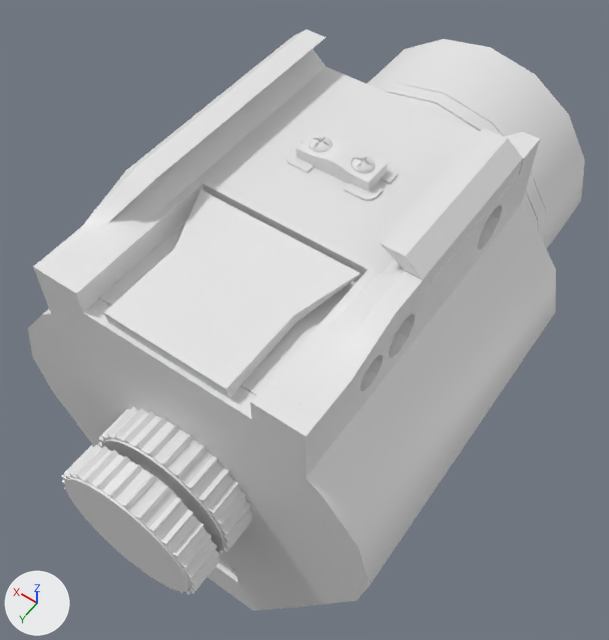
What one commit did to the Blender file Modelado/GunSight/GunSight.blend.
Camera for both pictures: a 50 mm lens placed at (-1.82, 2.55, 4.16), pointed at (0.14, -0.19, -0.14). The axes (+X, +Y, +Z) are drawn at lower left. The lights are the same throughout. The older version comes first.

The first picture shows 'BackPiece1_low', 'Back_low', 'Body_low', 'Bolt_low', 'Lens_low', 'TopPiece1_low', 'TopPiece2_low'.
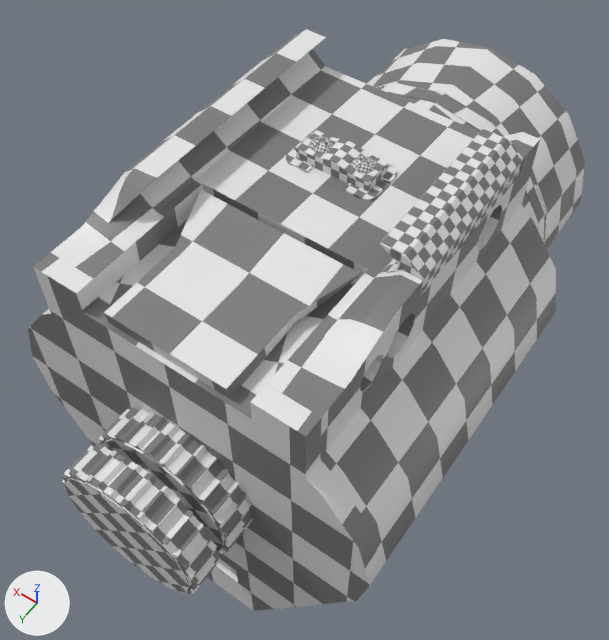
What differs and where, as boxes (x1, y1, x2, y2) in the pictures (609 x 640 px; the box of a moved part takes in the faces that stretch with it):
'Back_low', recoloured, surface changed (white to grey): (28, 195, 378, 611) in both
'TopPiece1_low', recoloured (white to grey): (380, 128, 523, 294) in both
'Bolt_low', recoloured (white to grey): (309, 136, 375, 174) in both
part 1 of me_cube_006, moved or reshaped: (296, 130, 388, 191) in both
part 2 of me_cube_006, recoloured (white to grey): (286, 133, 397, 201) in both
part 3 of me_cylinder_004, recoloured (white to grey): (367, 41, 585, 249) in both
part 5 of me_cylinder_006, moved or reshaped: (61, 407, 253, 595) in both
part 6 of me_cylinder_006, recoloured (white to grey): (65, 411, 249, 592) in both
part 7 of me_cube_009, reshaped: (98, 223, 137, 246) in both
part 8 of me_cube_009, recoloured (white to grey): (50, 30, 556, 563) in both

Diff of the bpy script that builds the scene:
```diff
--- a/Modelado/GunSight/GunSight.blend.py
+++ b/Modelado/GunSight/GunSight.blend.py
@@ mat_checker @@
+mat_checker = bpy.data.materials.new('Checker')
+# nodes: BsdfPrincipled, Mapping, OutputMaterial, TexChecker, TexCoord
@@ me_cube_004 @@
 me_cube_004.from_pydata(...)  # 14 vertices, 14 faces; spans x -0.795..-0.557, y -0.812..0.198, z 1.122..1.345
+me_cube_004.materials.append(mat_checker)
@@ me_cube_006 @@
 # used by ob_toppiece2_low; location = (0.0, 0.0, 0.0)
-me_cube_006.from_pydata(...)  # 176 vertices, 192 faces; spans x -0.282..0.282, y -0.477..-0.18, z 1.138..1.238
+me_cube_006.from_pydata(...)  # 153 vertices, 182 faces; spans x -0.282..0.282, y -0.477..-0.18, z 1.138..1.238
+# me_cube_006 part 1
+# 26 vertices are removed from x -0.226..0.226, y -0.421..-0.236, z 1.213..1.238
+# 62 faces are deleted
+# 3 vertices are added at (-0.038, -0.335, 1.233), (0.0, -0.335, 1.238), (0.038, -0.335, 1.233)
+# 52 new faces join them
+# me_cube_006 part 2: 130 faces spanning x -0.282..0.282, y -0.477..-0.18, z 1.138..1.238 switch from no material to mat_checker
@@ me_cylinder_004 @@
 # used by ob_lens_low; location = (0.0, 0.0, 0.0)
-me_cylinder_004.from_pydata(...)  # 320 vertices, 305 faces; spans x -0.89..0.89, y -2.09..-1.02, z -0.89..0.89
+me_cylinder_004.from_pydata(...)  # 321 vertices, 320 faces; spans x -0.89..0.89, y -2.09..-1.02, z -0.89..0.89
+# me_cylinder_004 part 3: 304 faces spanning x -0.89..0.89, y -2.09..-1.02, z -0.89..0.89 switch from no material to mat_checker
+# edits to the shape of me_cylinder_004 do not show in these pictures
@@ me_cube_008 @@
 me_cube_008.from_pydata(...)  # 70 vertices, 60 faces; spans x -1.19..1.19, y 0.23..1.11, z -1.68..1.14
 # used by ob_back_low; location = (0.0, 0.0, 0.0)
+# me_cube_008 part 4: texture (UV) coordinates of 60 of 60 faces, centred in x -1.16..1.16, y 0.24..1.11, z -1.68..1.14, changed; they spanned u 0.38..0.77, v 0.25..0.5 and now span u 0.0..0.42, v 0.0..1.0
+me_cube_008.materials.append(mat_checker)
@@ me_cube_007 @@
 me_cube_007.from_pydata(...)  # 264 vertices, 274 faces; spans x -0.85..4.45, y -0.85..0.85, z 0.0..0.49
-me_cube_007.materials.append(mat_material)  # white #e7e7e7
+me_cube_007.materials.append(mat_checker)
@@ me_cylinder_006 @@
 # used by ob_backpiece1_low; location = (0.0, 0.0, 0.0)
-me_cylinder_006.from_pydata(...)  # 664 vertices, 707 faces; spans x -0.461..0.461, y 1.117..1.606, z -0.792..0.461
+me_cylinder_006.from_pydata(...)  # 548 vertices, 649 faces; spans x -0.461..0.461, y 1.117..1.606, z -0.792..0.461
+# me_cylinder_006 part 5: 232 vertices removed from x -0.461..0.461, y 1.117..1.595, z -0.427..0.461; 116 vertices added at x -0.461..0.461, y 1.117..1.595, z -0.426..0.461
+# me_cylinder_006 part 6: 417 faces spanning x -0.434..0.434, y 1.117..1.606, z -0.792..0.434 switch from no material to mat_checker
@@ me_cube_009 @@
 # used by ob_body_low; location = (0.0, 0.0, 0.0)
 # verts and faces of me_cube_009; kept vertices keep their numbers, new ones are numbered from 394
 # before: 20 (0.7, 0.78, 1.14) at pixel (97, 234), 83 (0.69, 0.71, 1.16) at pixel (108, 222), 186 (0.56, 0.78, 1.14) at pixel (118, 246), 190 (0.56, 0.65, 1.14) at pixel (136, 230)
-me_cube_009.from_pydata(...)  # 394 vertices, 442 faces; spans x -1.19..1.19, y -1.0..1.0, z -1.68..1.34
+me_cube_009.from_pydata(...)  # 394 vertices, 443 faces; spans x -1.19..1.19, y -1.0..1.0, z -1.68..1.34
+# me_cube_009 part 7
+delete_faces([(20, 186, 190, 83)])
+faces += [(20, 186, 83), (83, 186, 190)]
+# me_cube_009 part 8: 441 faces spanning x -1.19..1.19, y -1.0..1.0, z -1.68..1.34 switch from no material to mat_checker
```
